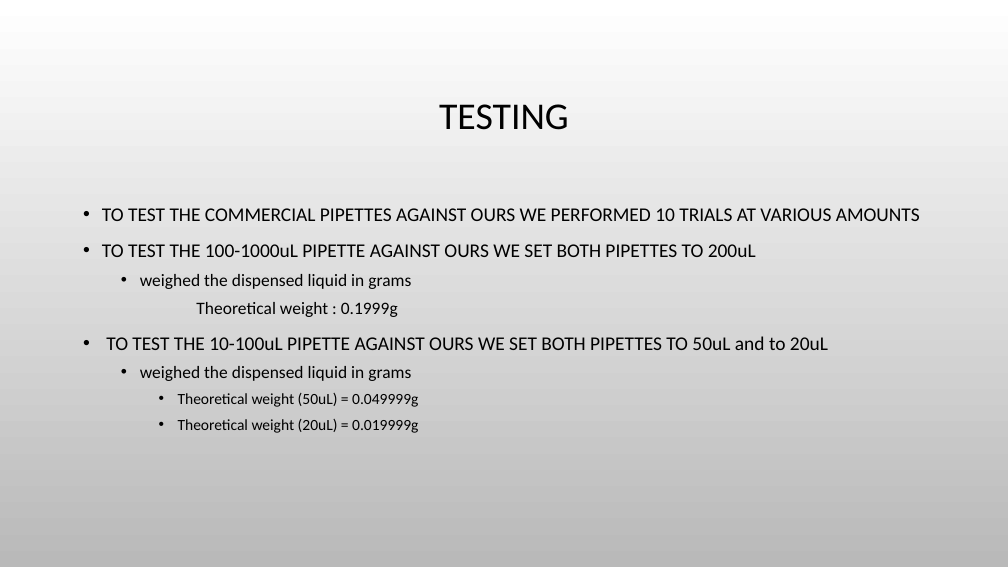
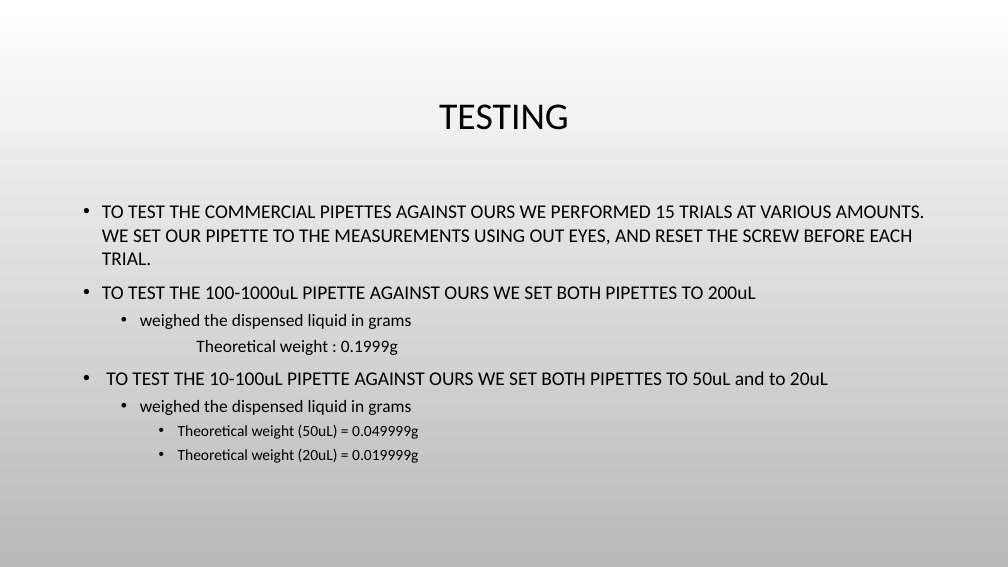
Before and after one commit to Biological-Microsystems-Laboratory/micropipette, a slide deck: slide 10 of Presentation1.pptx (slide 4 before the commit). Drawn at 1008x567 pixels with LibreOffice and Linux fonts; fonts in the diff are those of the drawing; background and template pictures are left out. Boxes give left, top, right and bottom in pixels: in the first picture for what was removed or moved away, otherwise in the second. Text is boxed around its words. In the diff, an @@ line names an element or a change of style, - is before the commit and + after.

```diff
--- a/Presentation1.pptx
+++ b/Presentation1.pptx
@@ text at [102,205,925,265]: text changed @@
-• TO TEST THE COMMERCIAL PIPETTES AGAINST OURS WE PERFORMED 10 TRIALS AT VARIOUS AMOUNTS
+• TO TEST THE COMMERCIAL PIPETTES AGAINST OURS WE PERFORMED 15 TRIALS AT VARIOUS AMOUNTS. WE SET OUR PIPETTE TO THE MEASUREMENTS USING OUT EYES, AND RESET THE SCREW BEFORE EACH TRIAL.
@@ text at [102,286,828,463]: line spacing 1.1 to 1 @@
```
Also in this commit, not shown: 1 other slide changed, 13 slides added, 1 slide removed, 2 other files.
